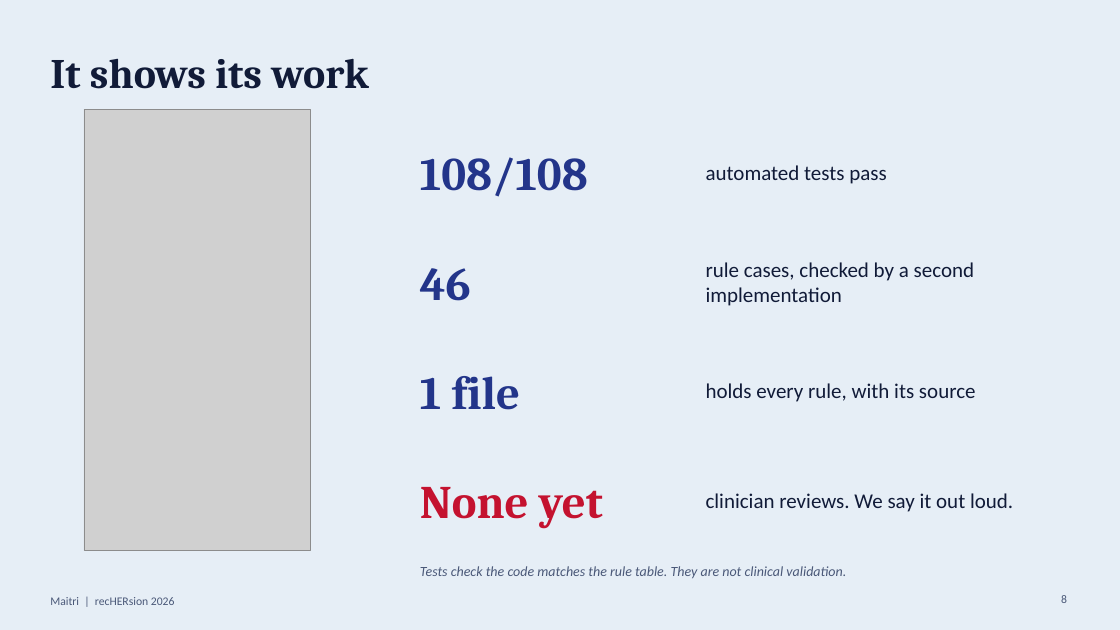
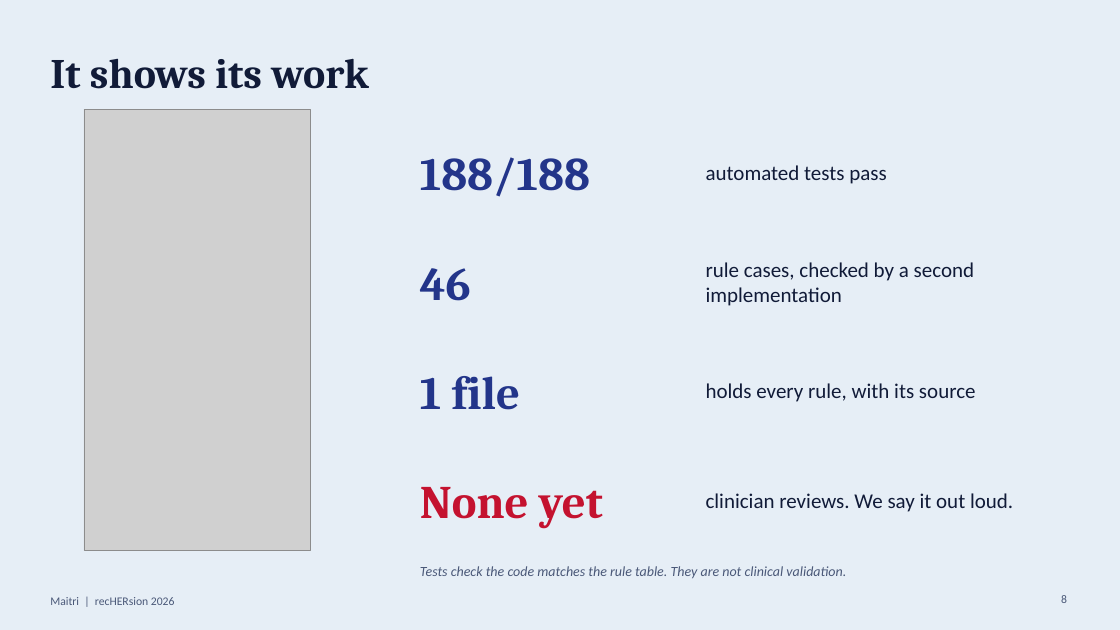
Before and after one commit to aafreenzy/maitri, a slide deck: slide 8 of docs/Maitri-recHERsion-2026.pptx. Drawn at 1120x630 pixels with LibreOffice and Linux fonts; fonts in the diff are those of the drawing; grey boxes stand for pictures. Boxes give left, top, right and bottom in pixels: in the first picture for what was removed or moved away, otherwise in the second. Text is boxed around its words. In the diff, an @@ line names an element or a change of style, - is before the commit and + after.

```diff
--- a/docs/Maitri-recHERsion-2026.pptx
+++ b/docs/Maitri-recHERsion-2026.pptx
@@ text at (x1=420, y1=157, x2=590, y2=197): text changed @@
-108/108
+188/188
```
Also in this commit, not shown: 13 other files.
